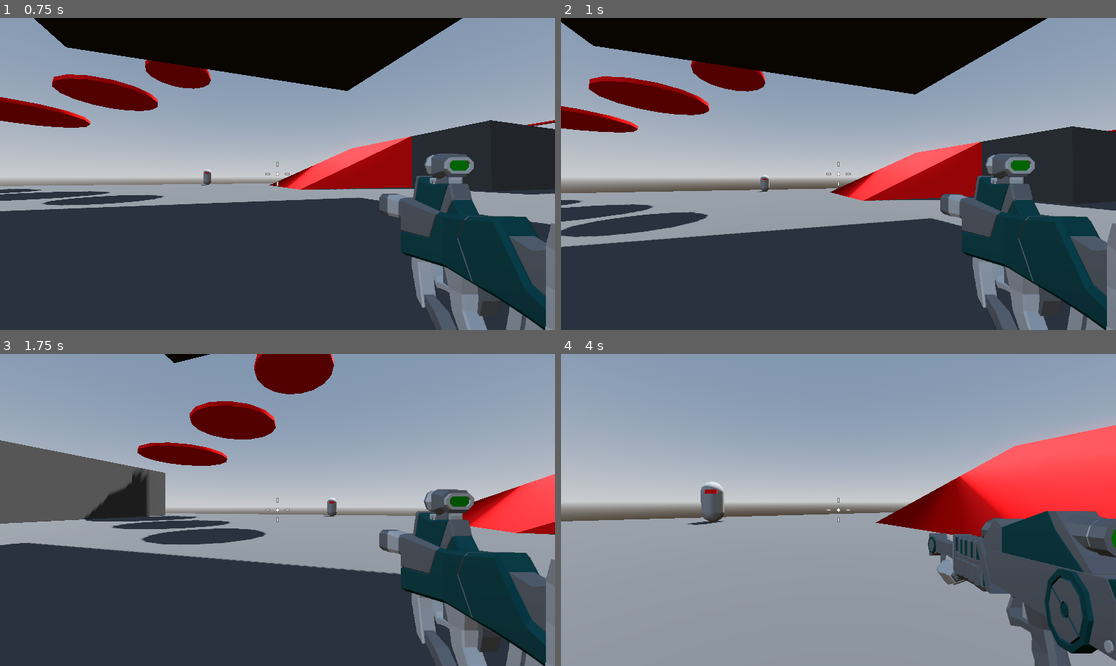
Above: before the commit, frames 1-4 (two rows, left to right).
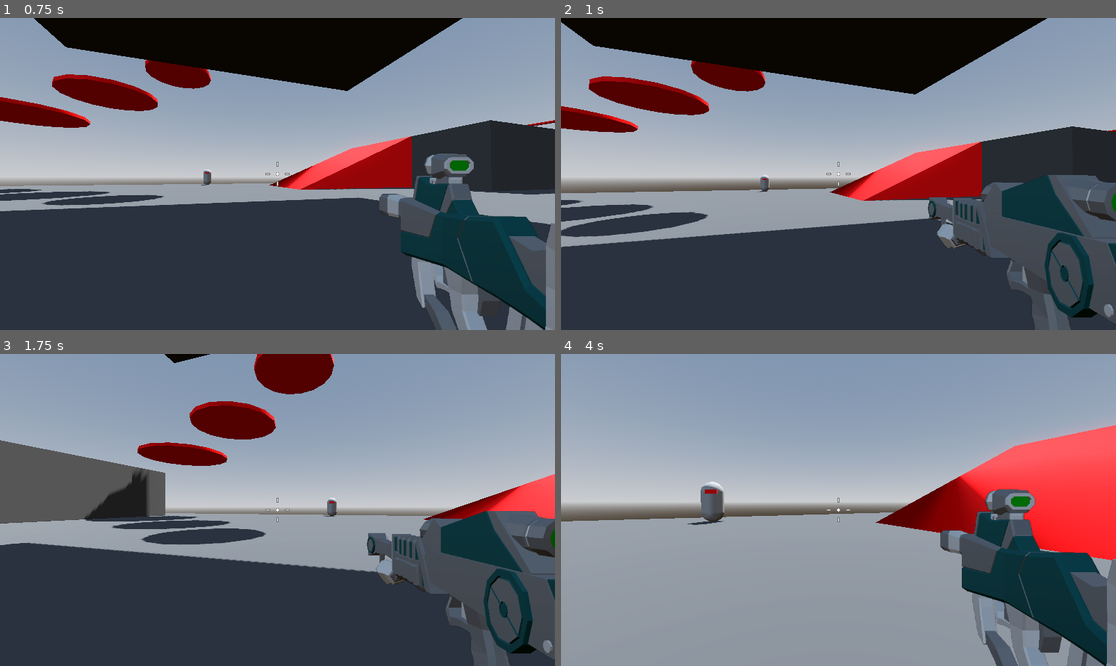
Above: after the commit, the same moments.

Repository: Tildozer/roboRampage
Game: Godot game, scene res://levels/sandbox.tscn
The game is run twice, just before and just after one commit, with the same random seed, the same clock (stepped at 60 frames per second) and the same inputs.
Inputs (mouse positions are in pixels of both pictures, inside the frame that each line leads up to):
- Up to frame 1 (0.75 s): tap Enter at 0.5 s; move the mouse to (305, 174) at 0.52 s; hold W (forward) from 0.53 s (still down); hold 2 (weapon_2) from 0.53 s (still down)
- Up to frame 2 (1 s): keep holding W (forward); keep holding 2 (weapon_2); tap Space (jump) at 0.77 s; tap Mouse wheel down (next_weapon, bound only after the commit) at 0.8 s
- Up to frame 3 (1.75 s): keep holding W (forward); move the mouse to (249, 510) at 1.27 s; release 2 (weapon_2) at 1.28 s; tap Mouse wheel down (next_weapon, bound only after the commit) at 1.35 s; tap Space (jump) at 1.52 s; tap Mouse wheel up (prev_weapon, bound only after the commit) at 1.55 s
- Up to frame 4 (4 s): keep holding W (forward); move the mouse to (849, 503) at 2.02 s; hold Mouse wheel up (prev_weapon, bound only after the commit) 2.03-2.78 s; tap 2 (weapon_2) at 2.3 s; move the mouse to (832, 516) at 2.77 s; click (832, 516) at 2.85 s; tap Space (jump) at 3.02, 3.77 s; tap Mouse wheel down (next_weapon, bound only after the commit) at 3.05 s; move the mouse to (877, 513) at 3.52 s; hold 1 (weapon_1) from 3.53 s (still down); tap Mouse wheel up (prev_weapon, bound only after the commit) at 3.8 s

Frame 1 is identical in both runs. In frame 2, 11% of the frame differs, in the area x 66-100%, y 43-100%; in frame 3, 11%; in frame 4, 11%.

Commit message:
added scrolling functionality to change weapons

Diff:
--- a/characters/main_character/main_character.tscn
+++ b/characters/main_character/main_character.tscn
@@ -130,6 +130,7 @@
 anchor_bottom = 1.0
 grow_horizontal = 2
 grow_vertical = 2
+mouse_filter = 2
 
 [node name="crosshair" type="Control" parent="CenterContainer"]
 layout_mode = 2
@@ -143,6 +144,7 @@
 grow_horizontal = 2
 grow_vertical = 2
 pivot_offset = Vector2(576, 324)
+mouse_filter = 2
 texture = ExtResource("5_jtcto")
 
 [node name="AnimationPlayer" type="AnimationPlayer" parent="damage_texture"]
--- a/project.godot
+++ b/project.godot
@@ -65,3 +65,13 @@
 "events": [Object(InputEventKey,"resource_local_to_scene":false,"resource_name":"","device":-1,"window_id":0,"alt_press …(191 unchanged characters)…
 ]
 }
+next_weapon={
+"deadzone": 0.2,
+"events": [Object(InputEventMouseButton,"resource_local_to_scene":false,"resource_name":"","device":-1,"window_id":0,"alt_pressed":false,"shift_pressed":false,"ctrl_pressed":false,"meta_pressed":false,"button_mask":16,"position":Vector2(200, 18),"global_position":Vector2(209, 66),"factor":1.0,"button_index":5,"canceled":false,"pressed":true,"double_click":false,"script":null)
+]
+}
+prev_weapon={
+"deadzone": 0.2,
+"events": [Object(InputEventMouseButton,"resource_local_to_scene":false,"resource_name":"","device":-1,"window_id":0,"alt_pressed":false,"shift_pressed":false,"ctrl_pressed":false,"meta_pressed":false,"button_mask":8,"position":Vector2(149, 26),"global_position":Vector2(158, 74),"factor":1.0,"button_index":4,"canceled":false,"pressed":true,"double_click":false,"script":null)
+]
+}
--- a/scripts/weapon/weapon_handler.gd
+++ b/scripts/weapon/weapon_handler.gd
@@ -2,6 +2,8 @@
 
 @export var weapon_1: Node3D
 @export var weapon_2: Node3D
+
+# @export var weapons: Array[Node3D]
 
 func _ready() -> void:
 	equip(weapon_1)
@@ -18,5 +20,25 @@
 func _unhandled_input(event: InputEvent) -> void:
 	if event.is_action_pressed("weapon_1"):
 		equip(weapon_1)
-	elif event.is_action_pressed("weapon_2"):
+	if event.is_action_pressed("weapon_2"):
 		equip(weapon_2)
+	if event.is_action_pressed("next_weapon"):
+		next_weapon(true)
+	if event.is_action_pressed("prev_weapon"):
+		next_weapon(false)
+
+func next_weapon(next: bool) -> void:
+	var idx = get_current_idx()
+	if next:
+		idx = wrap(idx + 1, 0, get_child_count())
+		equip(get_child(idx))
+	else:
+		idx = wrap(idx - 1, 0, get_child_count())
+		equip(get_child(idx))
+
+func get_current_idx() -> int:
+	var total_weapons = get_child_count()
+	for idx in total_weapons:
+		if get_child(idx).visible:
+			return idx
+	return 0
